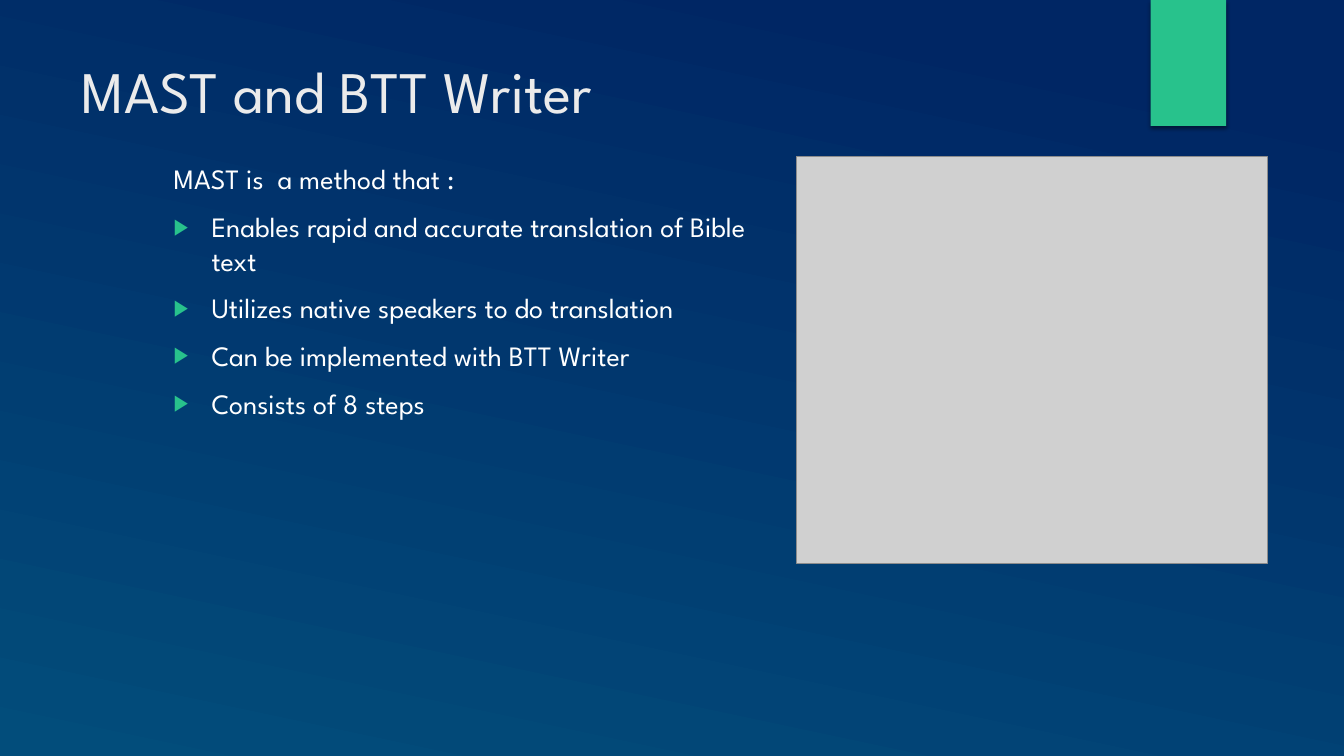
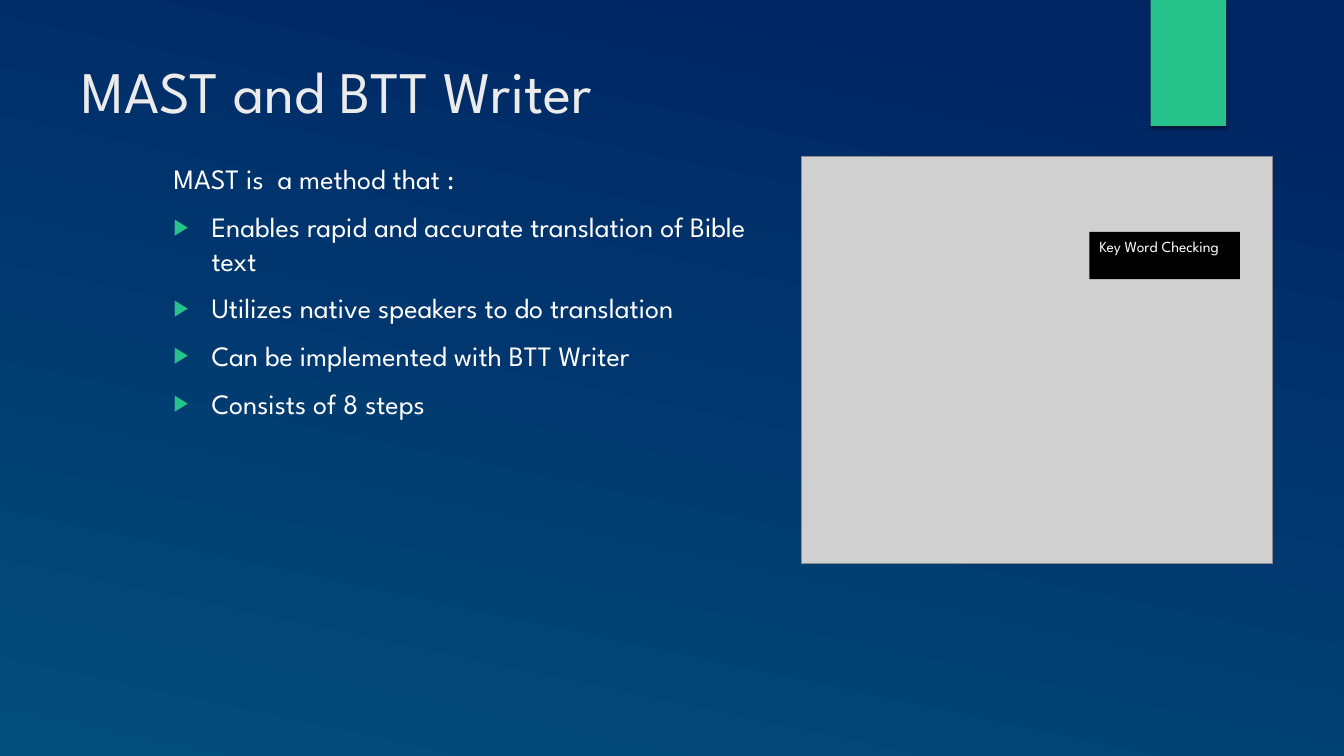
Before and after one commit to WycliffeAssociates/btt-writer-docs, a slide deck: slide 5 of docs/DTranslate.pptx. Drawn at 1344x756 pixels with LibreOffice and Linux fonts; fonts in the diff are those of the drawing; grey boxes stand for pictures; background and template pictures are left out. Boxes give left, top, right and bottom in pixels: in the first picture for what was removed or moved away, otherwise in the second. Text is boxed around its words. In the diff, an @@ line names an element or a change of style, - is before the commit and + after.

```diff
--- a/docs/DTranslate.pptx
+++ b/docs/DTranslate.pptx
@@ picture: place and size @@
-picture at [797, 157, 1268, 564]
+picture at [802, 157, 1273, 564]
@@ rectangle added at [1090, 232, 1240, 279], fill #000000, 11 pt, text #FFFFFF @@
+Key Word Checking
```
Also in this commit, not shown: 3 other files.
